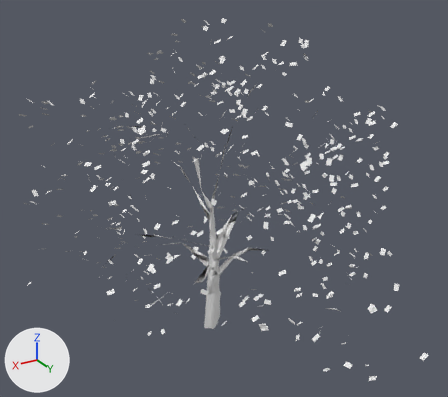
Before and after pictures for a commit that changed the glTF model public/baked/lafayette-square/trees/oak_bur/skeleton-1-lod2.glb.
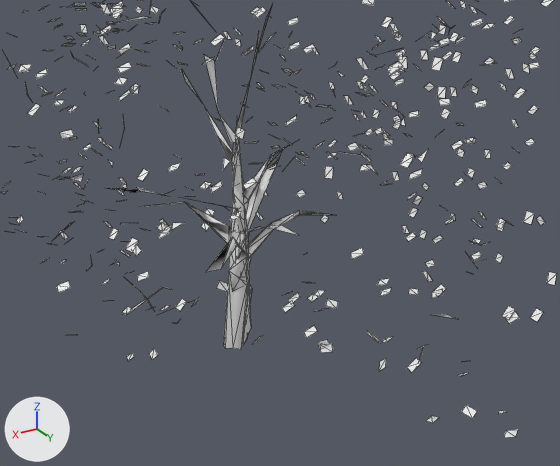
Each version is shown whole from a 50 mm lens placed at (9.39, 16.5, 14.1), pointed at (-0.12, 0.67, 6.19), then close up on the part from 16% to 90% of the width and 31% to 100% of the height. The axes (+X, +Y, +Z) are drawn at lower left. The lights are the same throughout. The first two pictures are the older version. The close-ups show mesh edges as thin lines. Materials are left out; every surface is plain grey. Where no turn or scale is listed for an object, it has been applied to the vertices. Vertices at exactly the same position are counted once.

Names of what the first close-up shows: 'oak_bur_1'.
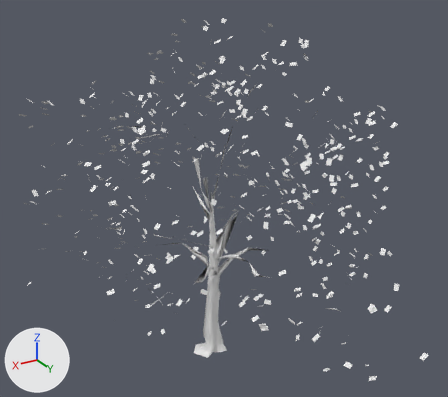
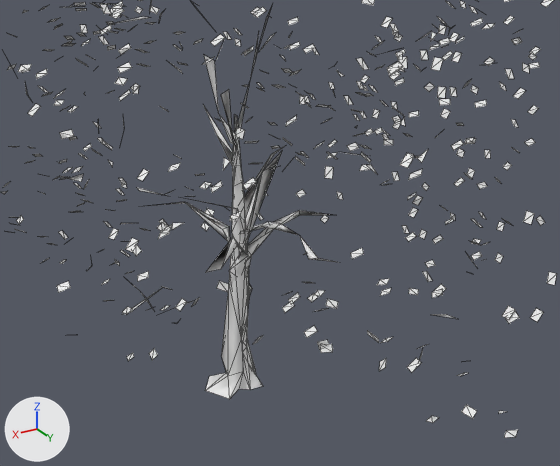
Pixel boxes (x1, y1, x2, y2) of what changed, in the close-ups (560 x 466 px; the box of a moved part takes in the faces that stretch with it):
part 1 of me_oak_bur_1, deleted: before (58, 28, 505, 236)
part 2 of me_oak_bur_1, moved or reshaped: before (182, 70, 298, 350); after (186, 89, 335, 399)

The change, as a list of edits to the scene's bpy script:
```text
Change me_oak_bur_1:
    used by ob_oak_bur_1; location = (0.0, 0.0, 0.0)
    remove me_oak_bur_1.from_pydata(...)  # 2637 vertices, 1413 faces; spans x -7.4..6.48, y -5.62..7.73, z 0.84..11.64
    add me_oak_bur_1.from_pydata(...)  # 2633 vertices, 1423 faces; spans x -7.4..6.48, y -5.62..7.73, z 0.0..11.64
    me_oak_bur_1 part 1: 6 loose pieces with 22 vertices, spanning x -5.11..2.91, y -3.33..2.45, z 2.89..9.25, are deleted
    me_oak_bur_1 part 2
    20 vertices are removed from x -0.34..0.31, y -1.64..1.33, z 0.84..6.7
    71 faces are deleted
    4 vertices move from x -0.9..0.11, y -0.12..0.94, z 1.03..5.85 to x -0.73..0.17, y 0.01..0.72, z 0.0..5.68
    33 vertices are added at x -0.55..0.76, y -0.5..3.21, z 0.0..7.24
    92 new faces join them
    other edits to the shape of me_oak_bur_1 do not show in these pictures
```
